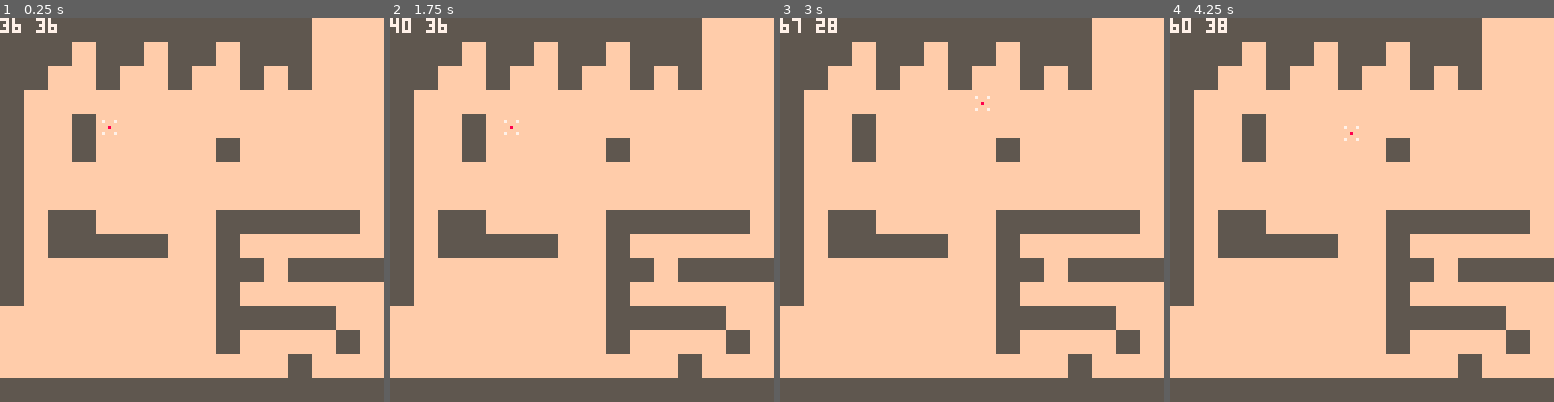
Above: before the commit, frames 1-4 (left to right).
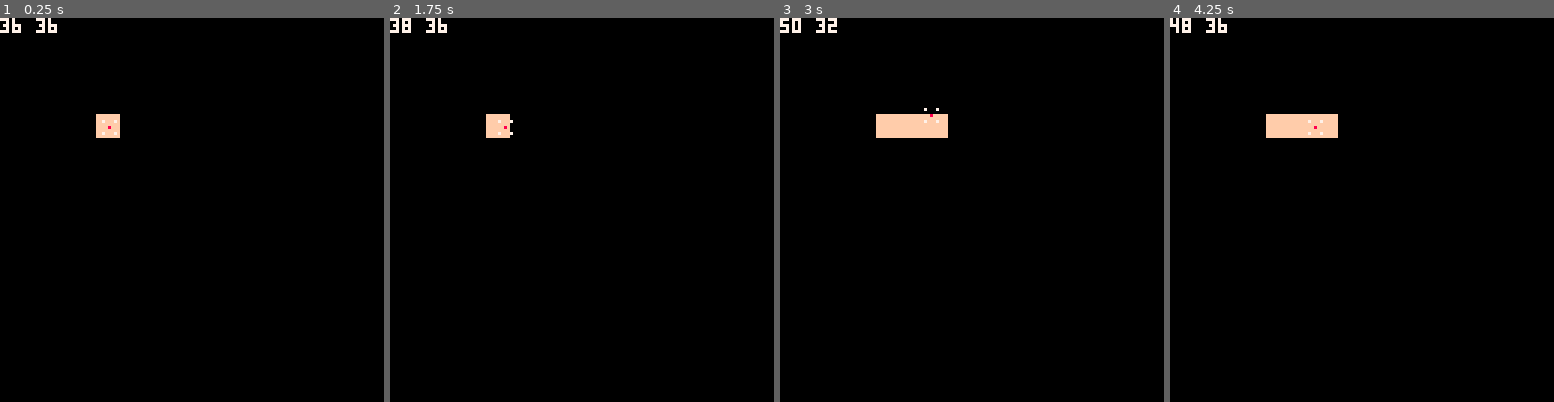
Above: after the commit, the same moments.

Repository: Beetrootmonkey/LudumDare45
Game: PICO-8 cartridge ld45.p8
Same seed, same stepped clock (60 frames per second), same inputs: the game is played once before the commit and once after it.
Inputs:
- Up to frame 1 (0.25 s): no input
- Up to frame 2 (1.75 s): tap X (X key) at 0.33, 1.07 s; tap O (Z key) at 0.7, 1.7 s; hold Right from 1.6 s (still down)
- Up to frame 3 (3 s): tap X (X key) at 1.85, 2.97 s; release Right at 2.1 s; tap O (Z key) at 2.1, 2.5, 2.9 s; hold Up 2.15-2.42 s; hold Right from 2.47 s (still down)
- Up to frame 4 (4.25 s): release Right at 3.03 s; hold Left 3.08-3.58 s; tap O (Z key) at 3.3, 3.7, 4.1 s; hold Down 3.63-3.97 s; hold Right from 4.02 s (still down); tap X (X key) at 4.08 s

The runs differ from the first frame. In frame 1, 99% of the frame differs, in the area x 0-100%, y 0-100%; in frame 2, 99%; in frame 3, 99%; in frame 4, 99%.

Commit message:
Implemented reveal mechanic

Diff:
--- a/ld45.p8
+++ b/ld45.p8
@@ -5,6 +5,30 @@
 
 left,right,up,down,fire1,fire2=0,1,2,3,4,5
 black,dark_blue,dark_purple,dark_green,brown,dark_gray,light_gray,white,red,orange,yellow,green,blue,indigo,pink,peach=0,1,2,3,4,5,6,7,8,9,10,11,12,13,14,15
+
+mapH = 127
+mapW = 127
+
+visibleTiles={}
+
+function getPosAsKey(pos)
+ -- printh("getPosAsString")
+ -- printh(pos.x)
+ -- printh(pos.y)
+ -- return pos.x .. " " .. pos.y
+ return pos.y * mapW + pos.x
+end
+
+function isTileVisible(pos)
+ -- printh("isTileVisible")
+ -- printh(pos.x)
+ -- printh(pos.y)
+ return visibleTiles[getPosAsKey(pos)] == true
+end
+
+function revealTile(pos)
+ visibleTiles[getPosAsKey(pos)] = true
+end
 
 p={
  x=36,
@@ -28,10 +52,21 @@
   if self:canMove(newPos) then self:move(newPos) end
  end,
  update=function(self, newPos)
-    if (btn(left)) then self:tryMove({x=p.x-1, y=p.y}) end
-    if (btn(right)) then self:tryMove({x=p.x+1, y=p.y}) end
-    if (btn(up)) then self:tryMove({x=p.x, y=p.y-1}) end
-    if (btn(down)) then self:tryMove({x=p.x, y=p.y+1}) end
+    if (btn(left)) then self:tryMove({x=self.x-1, y=self.y}) end
+    if (btn(right)) then self:tryMove({x=self.x+1, y=self.y}) end
+    if (btn(up)) then self:tryMove({x=self.x, y=self.y-1}) end
+    if (btn(down)) then self:tryMove({x=self.x, y=self.y+1}) end
+
+    local tilePos = {x=flr(self.x/8), y=flr(self.y/8)}
+     -- printh("p.update")
+     -- printh(tilePos.x)
+     -- printh(tilePos.y)
+    if(not isTileVisible(tilePos)) then
+      printh("Revealing")
+      revealTile(tilePos)
+     else
+      printh("Already visible")
+    end
  end,
  draw=function(self)
   pset(self.x, self.y, red)
@@ -39,9 +74,6 @@
    local coord = self.collisionBox[i]
    pset(self.x + coord.x, self.y + coord.y, white)
   end
-
-  local tile = mget(self.x / 8, self.y / 8)
-  local isWall = fget(tile, 0) --TRUE auf Flag 0 bedeutet WAND
   print(self.x .. " " .. self.y,0,0,7)
  end,
  collisionBox={
@@ -54,30 +86,26 @@
 
 function _init()
 
-  mapH = 127
-  mapW = 127
-
 end
 
 function _update()
 
   p:update()
-
-  local spriteId = mget(nx,ny)
-  if(fget(spriteId, 0)) then
-    fset(spriteId, 1, true)
-  end
 end
 
 function _draw()
   cls()
   map(0,0,0,0,mapH,mapW)
 
-
   for w=0,mapW do
     for h=0,mapH do
       local x,y = w*8,h*8
-      --rectfill(x,y,x+7,y+7,black)
+       -- printh("_draw")
+       -- printh(x)
+       -- printh(y)
+      if not isTileVisible({x=w, y=h}) then
+       rectfill(x,y,x+7,y+7,black)
+      end
     end
   end
 
